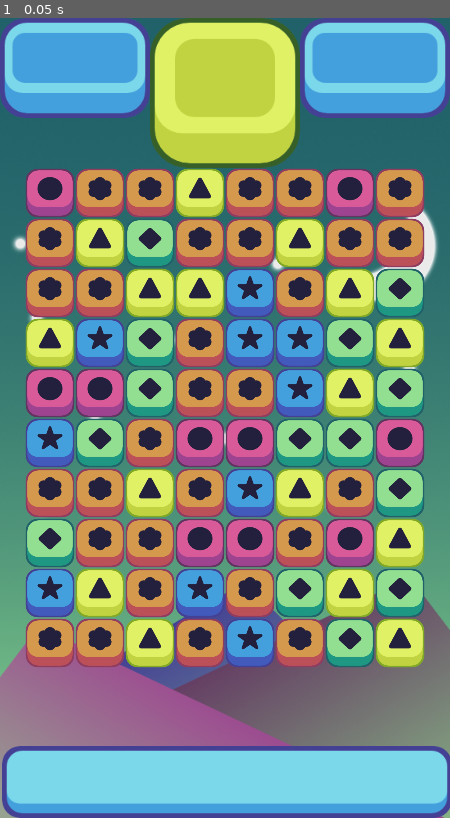
Above: before the commit, frame 1.
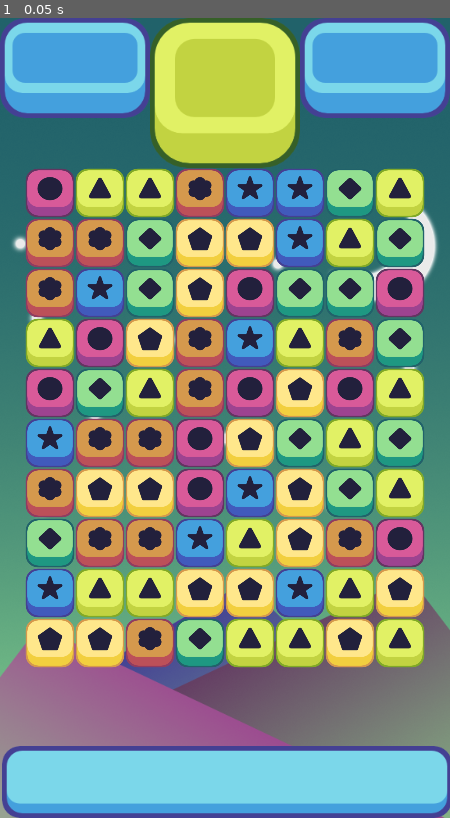
Above: after the commit, the same moment.

Repository: BrunoM24/Match-3
Game: Godot game, scene res://src/GameWindow.tscn
Two runs of this game, one before a commit and one after it. Both use one fixed random seed, a clock stepped at 60 frames per second and the inputs below. The project has no main scene, so this scene is started directly.
Inputs:
- Up to frame 1 (0.05 s): no input

The runs differ from the first frame. In frame 1, 32% of the frame differs, in the area x 5-95%, y 18-82%.

Commit message:
Added the Logic to refill the columns after collapse - Part 13

Diff:
--- a/src/GameWindow.tscn
+++ b/src/GameWindow.tscn
@@ -56,5 +56,10 @@
 wait_time = 0.5
 one_shot = true
 
+[node name="RefillTimer" type="Timer" parent="."]
+wait_time = 0.5
+one_shot = true
+
 [connection signal="timeout" from="DestroyTimer" to="Grid" method="_on_DestroyTimer_timeout"]
 [connection signal="timeout" from="CollapseTimer" to="Grid" method="_on_CollapseTimer_timeout"]
+[connection signal="timeout" from="RefillTimer" to="Grid" method="_on_RefillTimer_timeout"]
--- a/src/Grid.gd
+++ b/src/Grid.gd
@@ -15,7 +15,7 @@
 	preload("res://src/LightGreenPiece.tscn"),
 	preload("res://src/OrangePiece.tscn"),
 	preload("res://src/PinkPiece.tscn"),
-	preload("res://src/OrangePiece.tscn")
+	preload("res://src/YellowPiece.tscn")
 ]
 
 var first_touch = Vector2.ZERO
@@ -178,9 +178,30 @@
 						pieces[col][i] = null
 						break
 
+	get_parent().get_node("RefillTimer").start()
+
+
+func refill_collumns():
+	for col in width:
+		for row in height:
+			if pieces[col][row] == null:
+				var piece = possible_pieces[randi() % possible_pieces.size() - 1].instance()
+
+				while(match_at(col, row, piece.color)):
+					piece = possible_pieces[randi() % possible_pieces.size() - 1].instance()
+
+				piece.position = grid_to_pixel(col, row)
+				add_child(piece)
+				pieces[col][row] = piece
+
+
 func _on_DestroyTimer_timeout():
 	destroy_matches()
 
 
 func _on_CollapseTimer_timeout():
 	collapse_collumns()
+
+
+func _on_RefillTimer_timeout():
+	refill_collumns()
